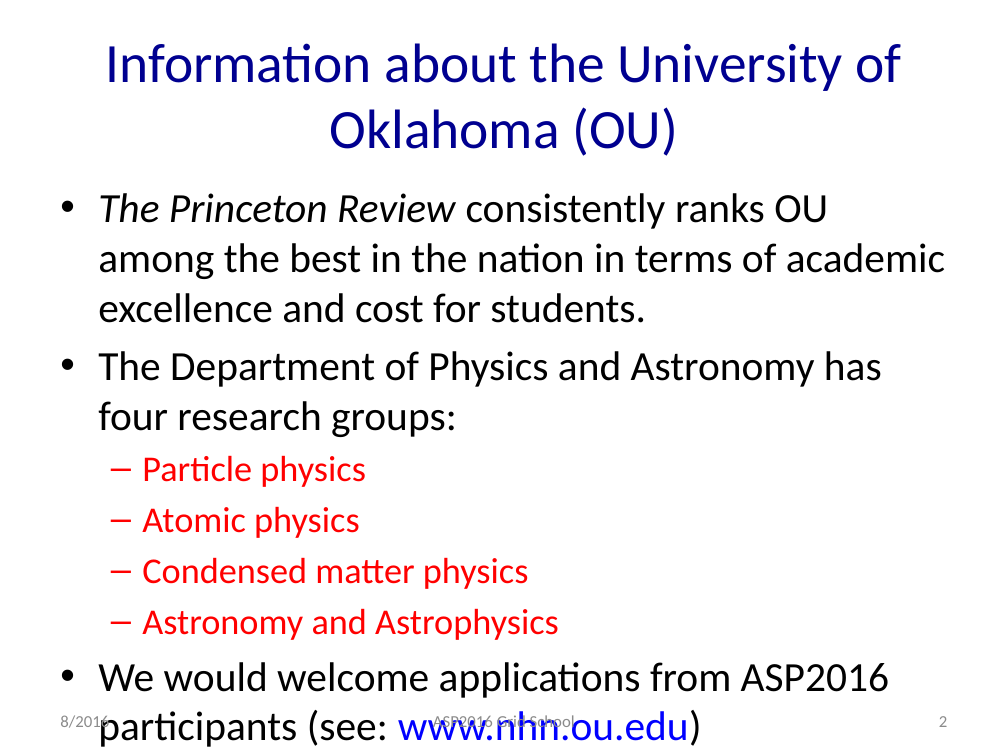
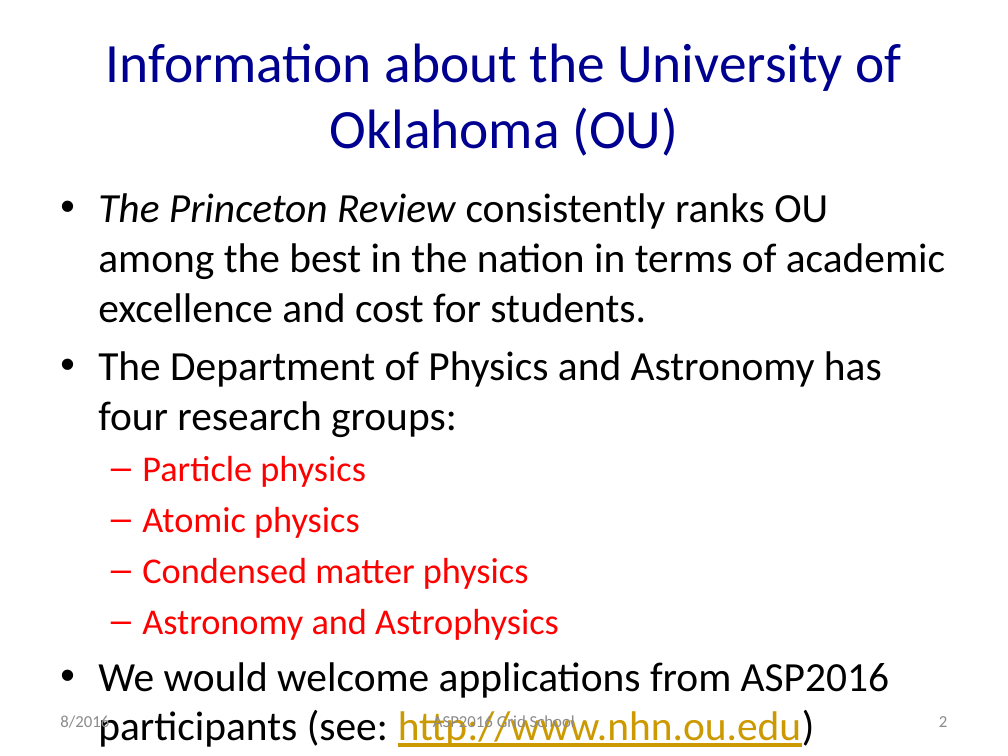
Before and after one commit to edquist/osg-twiki-backup, a slide deck: slide 2 of pub/Education/ASP2016/AfricaGridSchoolMaterials/Intro_Anal_Ex_skubic_16.pptx. Drawn at 1008x756 pixels with LibreOffice and Linux fonts; fonts in the diff are those of the drawing. Boxes give left, top, right and bottom in pixels: in the first picture for what was removed or moved away, otherwise in the second. Text is boxed around its words. In the diff, an @@ line names an element or a change of style, - is before the commit and + after.

Commit message:
r1.2 pub/Education/ASP2016/AfricaGridSchoolMaterials/Intro_Anal_Ex_skubic_16.pptx

```diff
--- a/pub/Education/ASP2016/AfricaGridSchoolMaterials/Intro_Anal_Ex_skubic_16.pptx
+++ b/pub/Education/ASP2016/AfricaGridSchoolMaterials/Intro_Anal_Ex_skubic_16.pptx
@@ text at box(98, 662, 889, 747): text changed @@
-• We would welcome applications from ASP2016 participants (see: www.nhn.ou.edu)
+• We would welcome applications from ASP2016 participants (see: http://www.nhn.ou.edu)
```
